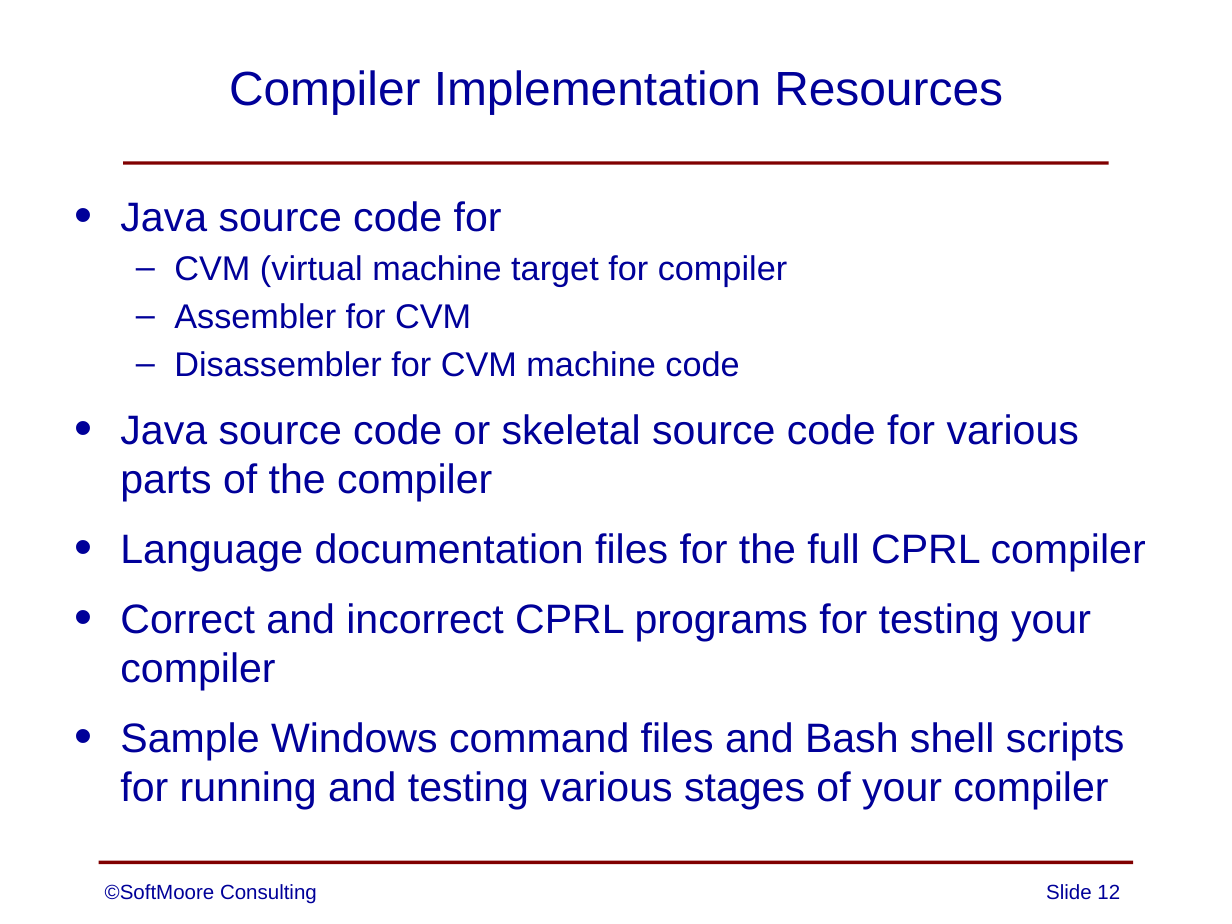
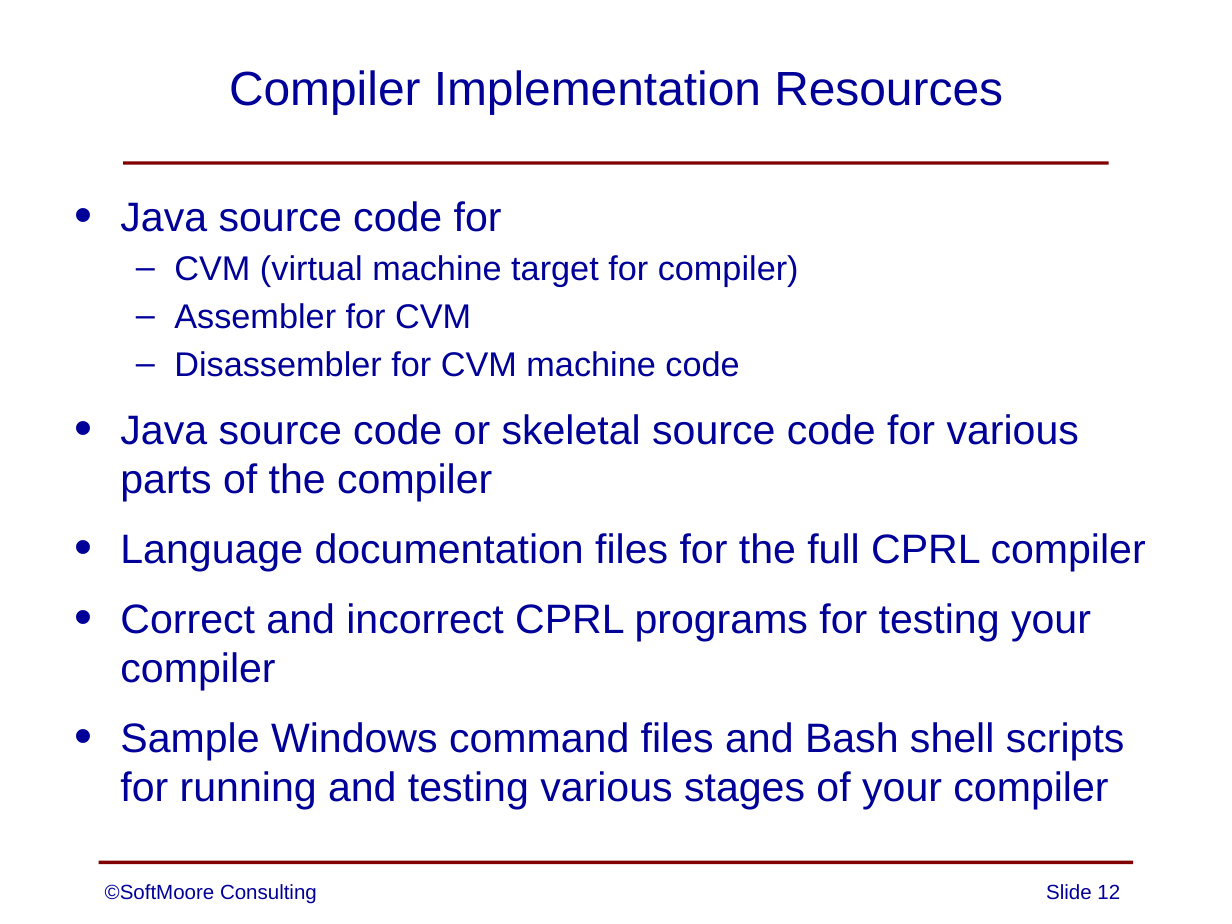
Before and after one commit to SoftMoore/CPRL, a slide deck: slide 12 of PowerPoint/00 - Teaching Compiler Design.pptx. Drawn at 1232x924 pixels with LibreOffice and Linux fonts; fonts in the diff are those of the drawing. Boxes give left, top, right and bottom in pixels: in the first picture for what was removed or moved away, otherwise in the second. Text is boxed around its words. In the diff, an @@ line names an element or a change of style, - is before the commit and + after.

Commit message:
minor tweak to one slide

```diff
--- a/PowerPoint/00 - Teaching Compiler Design.pptx
+++ b/PowerPoint/00 - Teaching Compiler Design.pptx
@@ text at [174, 255, 799, 286]: text changed @@
-  – CVM (virtual machine target for compiler
+  – CVM (virtual machine target for compiler)
```
